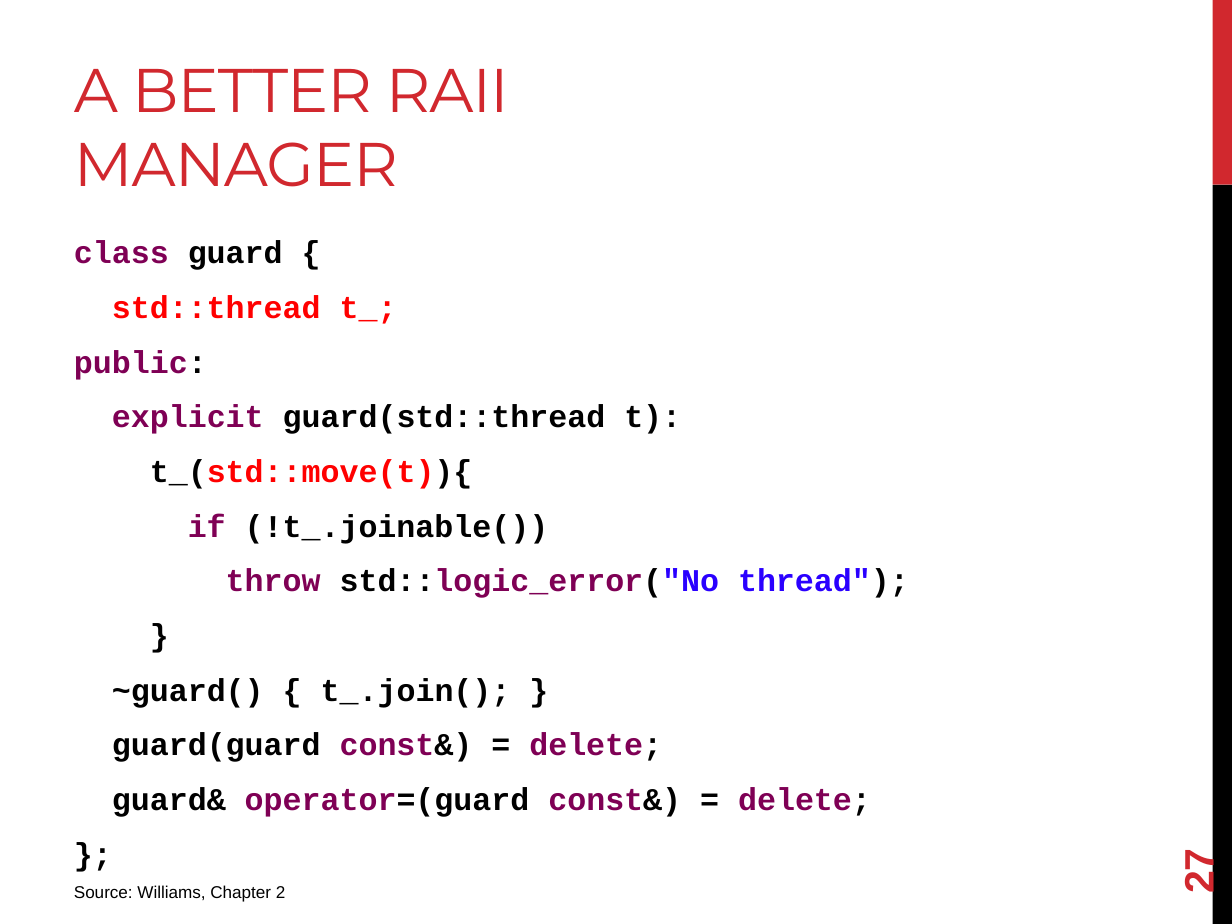
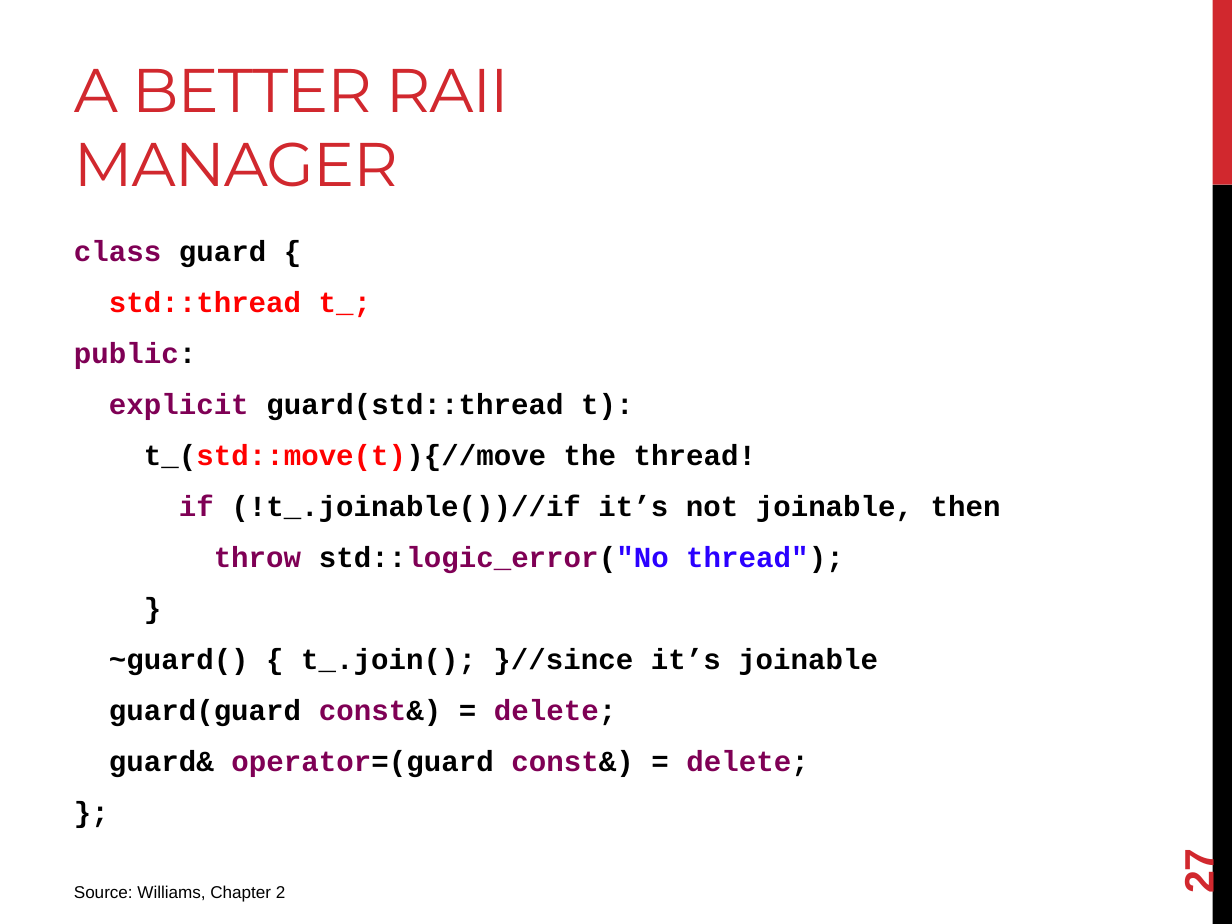
Before and after one commit to joshpeterson/DevelopingConcurrentSoftware, a slide deck: slide 27 of Lectures/Threads/Threads.pptx. Drawn at 1232x924 pixels with LibreOffice and Linux fonts; fonts in the diff are those of the drawing. Boxes give left, top, right and bottom in pixels: in the first picture for what was removed or moved away, otherwise in the second. Text is boxed around its words. In the diff, an @@ line names an element or a change of style, - is before the commit and + after.

```diff
--- a/Lectures/Threads/Threads.pptx
+++ b/Lectures/Threads/Threads.pptx
@@ text at (74, 240, 843, 777): size 18.5 to 17 pt in "class guard {", "std::thread t_;", "public:", "explicit guard(std::thread t):" and 5 more places @@
@@ text at (144, 444, 1001, 522): text changed; size 18.5 to 17 pt @@
-t_(std::move(t)){
-if (!t_.joinable())
+t_(std::move(t)){//move the thread!
+if (!t_.joinable())//if it’s not joinable, then
@@ text at (109, 648, 878, 675): text changed; size 18.5 to 17 pt @@
-~guard() { t_.join(); }
+~guard() { t_.join(); }//since it’s joinable
```
Also in this commit, not shown: 12 other slides changed, 12 other files.
